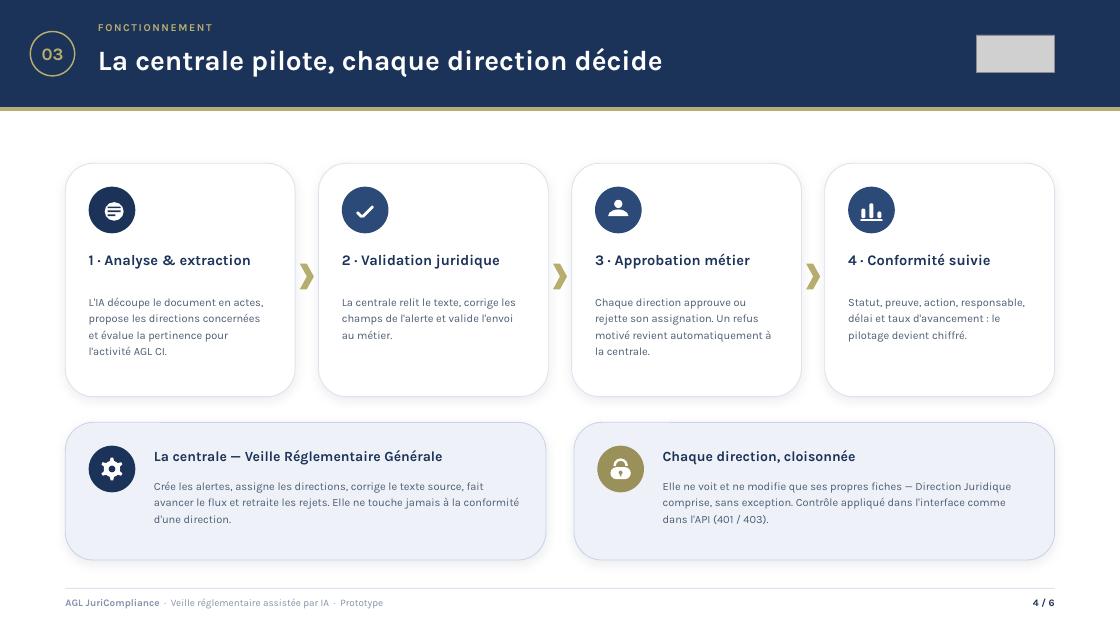
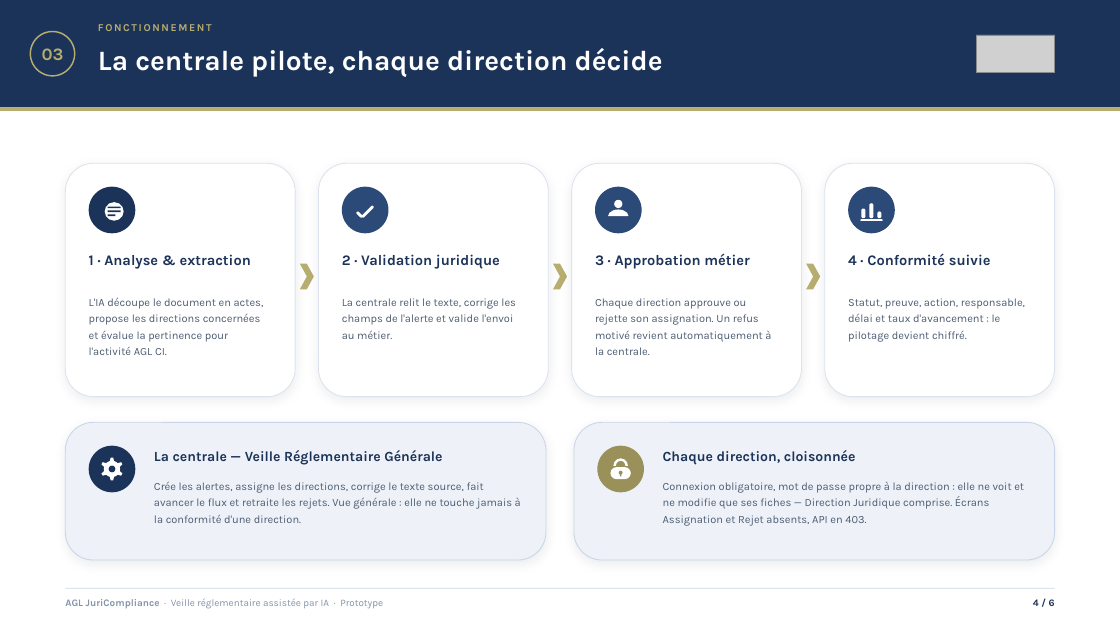
Before and after one commit to Morlis12/juriscan, a slide deck: slide 4 of AGL-JuriCompliance-Presentation.pptx. Drawn at 1120x630 pixels with LibreOffice and Linux fonts; fonts in the diff are those of the drawing; grey boxes stand for pictures. Boxes give left, top, right and bottom in pixels: in the first picture for what was removed or moved away, otherwise in the second. Text is boxed around its words. In the diff, an @@ line names an element or a change of style, - is before the commit and + after.

Commit message:
acces: changement de mot de passe (écran /compte), admin IT, diagnostic + guide Vercel · présentation à jour

```diff
--- a/AGL-JuriCompliance-Presentation.pptx
+++ b/AGL-JuriCompliance-Presentation.pptx
@@ text at (x1=154, y1=481, x2=521, y2=523): text changed @@
-Crée les alertes, assigne les directions, corrige le texte source, fait avancer le flux et retraite les rejets. Elle ne touche jamais à la conformité d'une direction.
+Crée les alertes, assigne les directions, corrige le texte source, fait avancer le flux et retraite les rejets. Vue générale : elle ne touche jamais à la conformité d'une direction.
@@ text at (x1=663, y1=482, x2=1024, y2=526): text changed @@
-Elle ne voit et ne modifie que ses propres fiches — Direction Juridique comprise, sans exception. Contrôle appliqué dans l'interface comme dans l'API (401 / 403).
+Connexion obligatoire, mot de passe propre à la direction : elle ne voit et ne modifie que ses fiches — Direction Juridique comprise. Écrans Assignation et Rejet absents, API en 403.
```
Also in this commit, not shown: 5 other slides changed, 10 other files.
